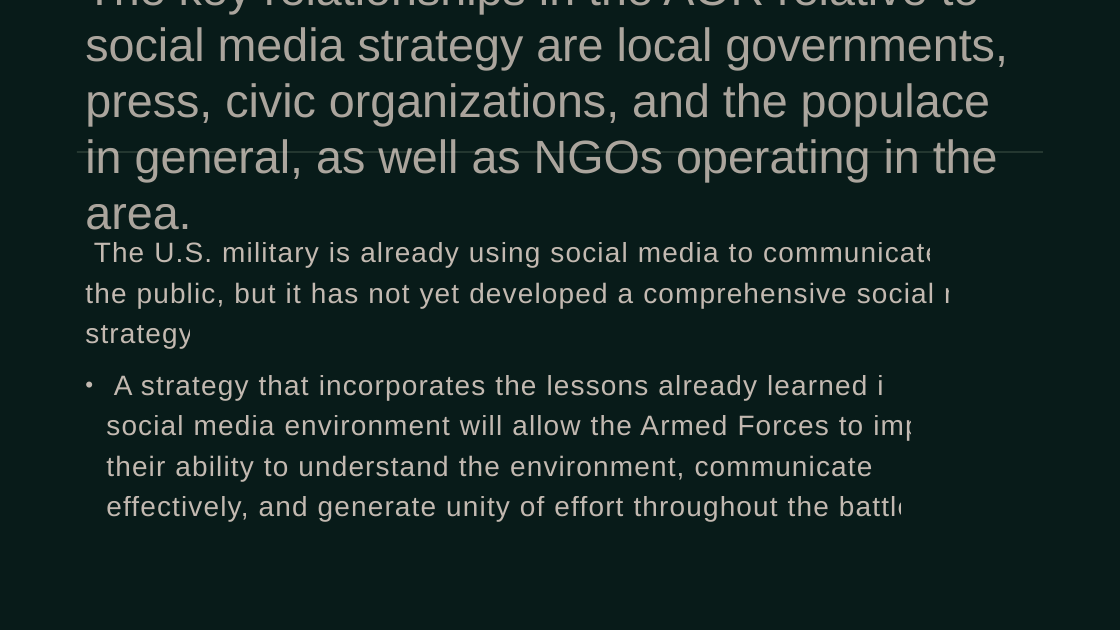
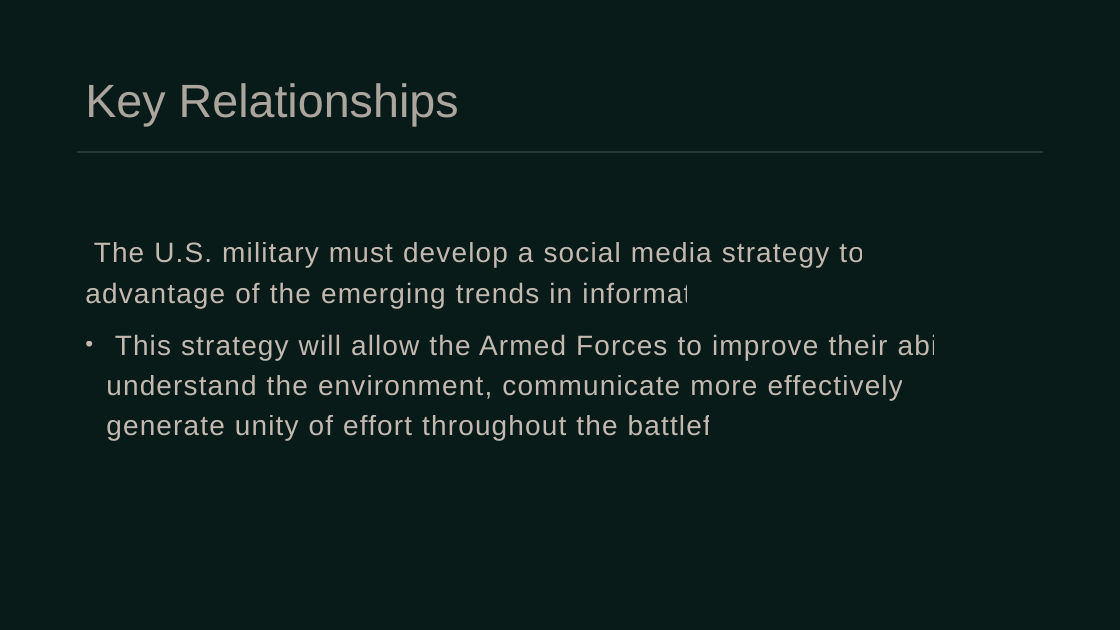
Before and after one commit to umarrasool15/Research2SlidesWebApp, a slide deck: slide 5 of src/main/resources/content/output/Social Media.pptx. Drawn at 1120x630 pixels with LibreOffice and Linux fonts; fonts in the diff are those of the drawing. Boxes give left, top, right and bottom in pixels: in the first picture for what was removed or moved away, otherwise in the second. Text is boxed around its words. In the diff, an @@ line names an element or a change of style, - is before the commit and + after.

```diff
--- a/src/main/resources/content/output/Social Media.pptx
+++ b/src/main/resources/content/output/Social Media.pptx
@@ title at (x1=85, y1=83, x2=459, y2=126): text changed @@
-The key relationships in the AOR relative to social media strategy are local governments, press, civic organizations, and the populace in general, as well as NGOs operating in the area.
+Key Relationships
@@ text at (x1=85, y1=242, x2=976, y2=440): text changed @@
-• The U.S. military is already using social media to communicate with the public, but it has not yet developed a comprehensive social media strategy.
-  A strategy that incorporates the lessons already learned in the social media environment will allow the Armed Forces to improve their ability to understand the environment, communicate more effectively, and generate unity of effort throughout the battlefield.
+• The U.S. military must develop a social media strategy to take advantage of the emerging trends in information.
+  This strategy will allow the Armed Forces to improve their ability to understand the environment, communicate more effectively, and generate unity of effort throughout the battlefield.
```
Also in this commit, not shown: 4 other slides changed, 8 other files.
